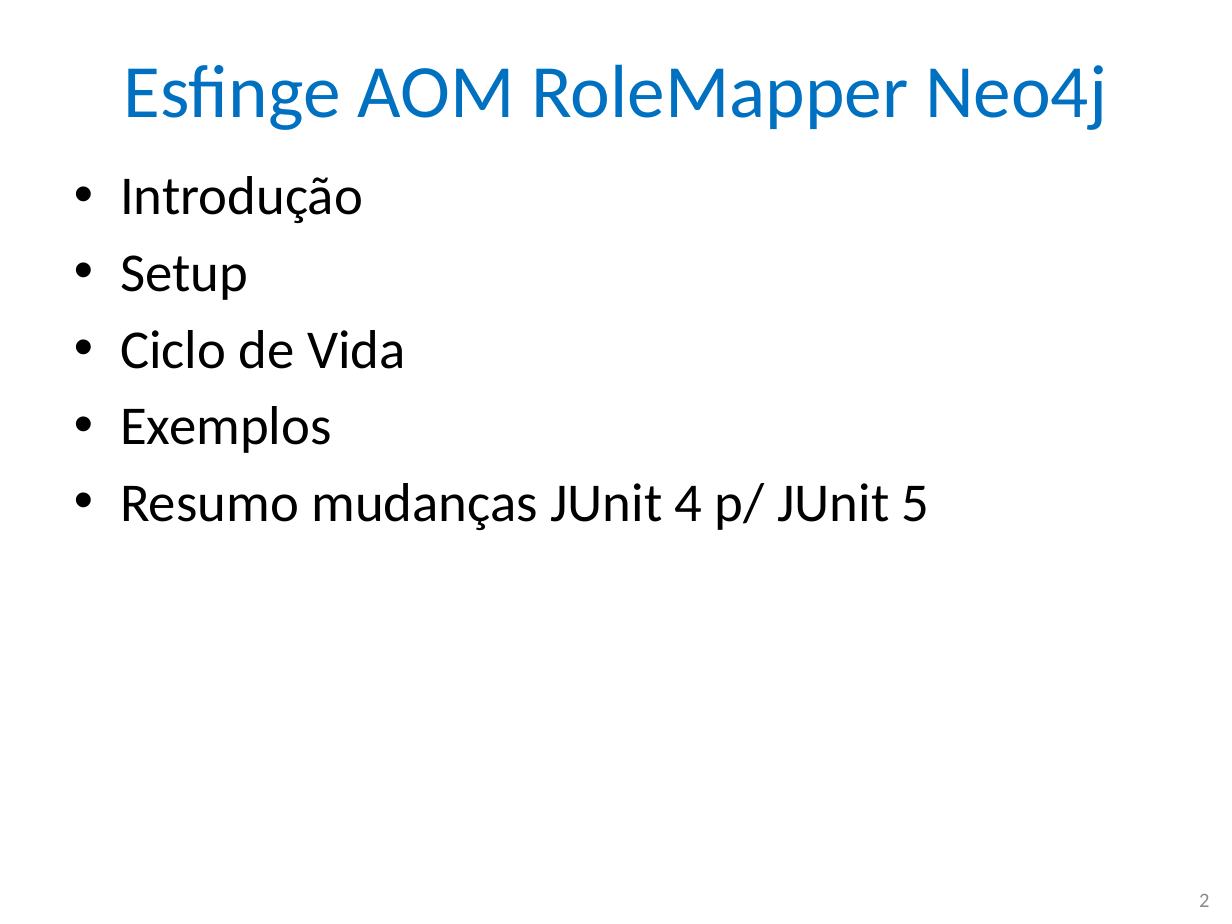
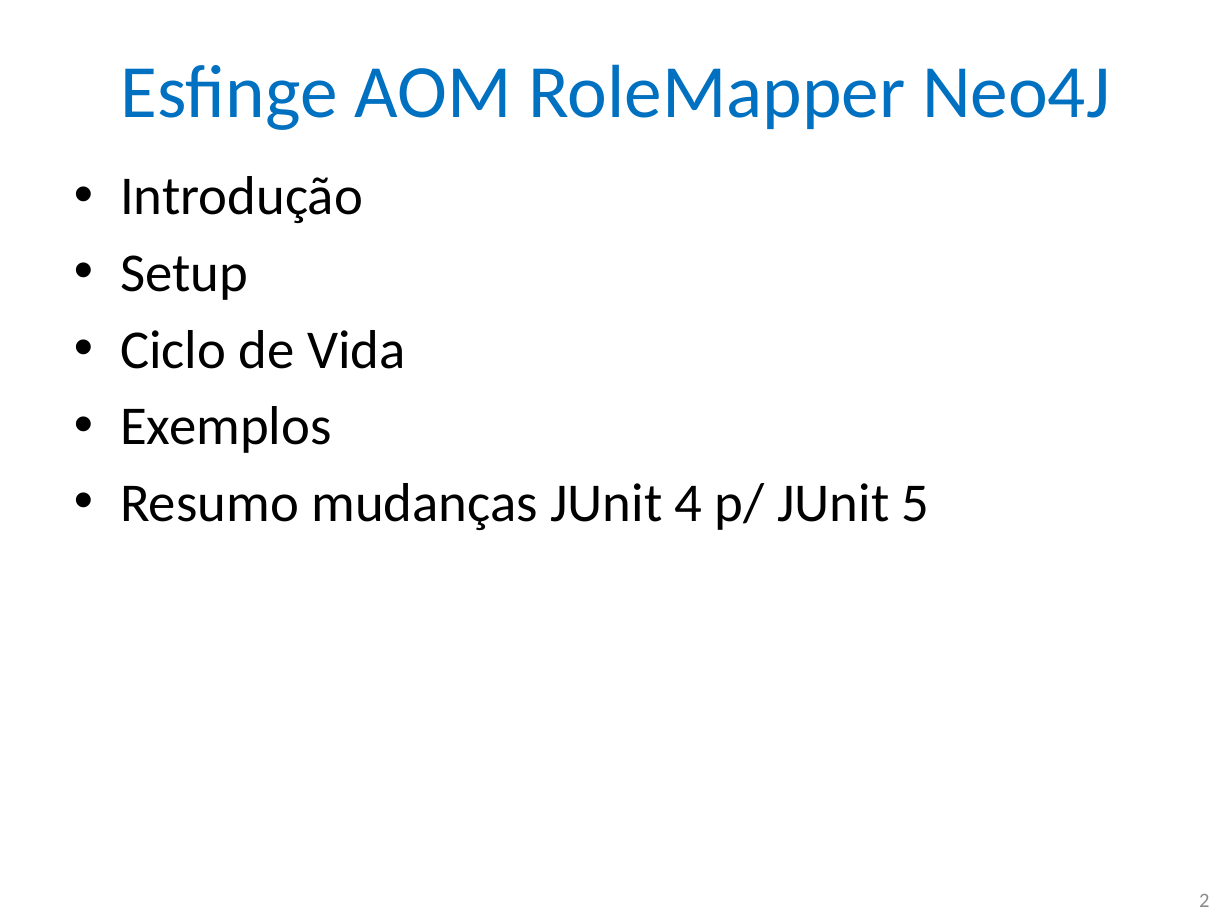
Before and after one commit to nascimentolwtn/INPE-CAP-385_DesenvolvimentoFrameworks, a slide deck: slide 2 of CAP385-00-Presentations/05-QueryBuilder - AOMRoleMapper Neo4j/05-AOMRoleMapper Neo4j.pptx. Drawn at 1232x924 pixels with LibreOffice and Linux fonts; fonts in the diff are those of the drawing. Boxes give left, top, right and bottom in pixels: in the first picture for what was removed or moved away, otherwise in the second. Text is boxed around its words. In the diff, an @@ line names an element or a change of style, - is before the commit and + after.

Commit message:
Atualização da apresentação AOMRoleMapper com Neo4J

```diff
--- a/CAP385-00-Presentations/05-QueryBuilder - AOMRoleMapper Neo4j/05-AOMRoleMapper Neo4j.pptx
+++ b/CAP385-00-Presentations/05-QueryBuilder - AOMRoleMapper Neo4j/05-AOMRoleMapper Neo4j.pptx
@@ title at (120, 64, 1110, 130): text changed @@
-Esfinge AOM RoleMapper Neo4j
+Esfinge AOM RoleMapper Neo4J
```
Also in this commit, not shown: 1 other slide changed, 9 slides added, 2 slides removed, 2 other files.
